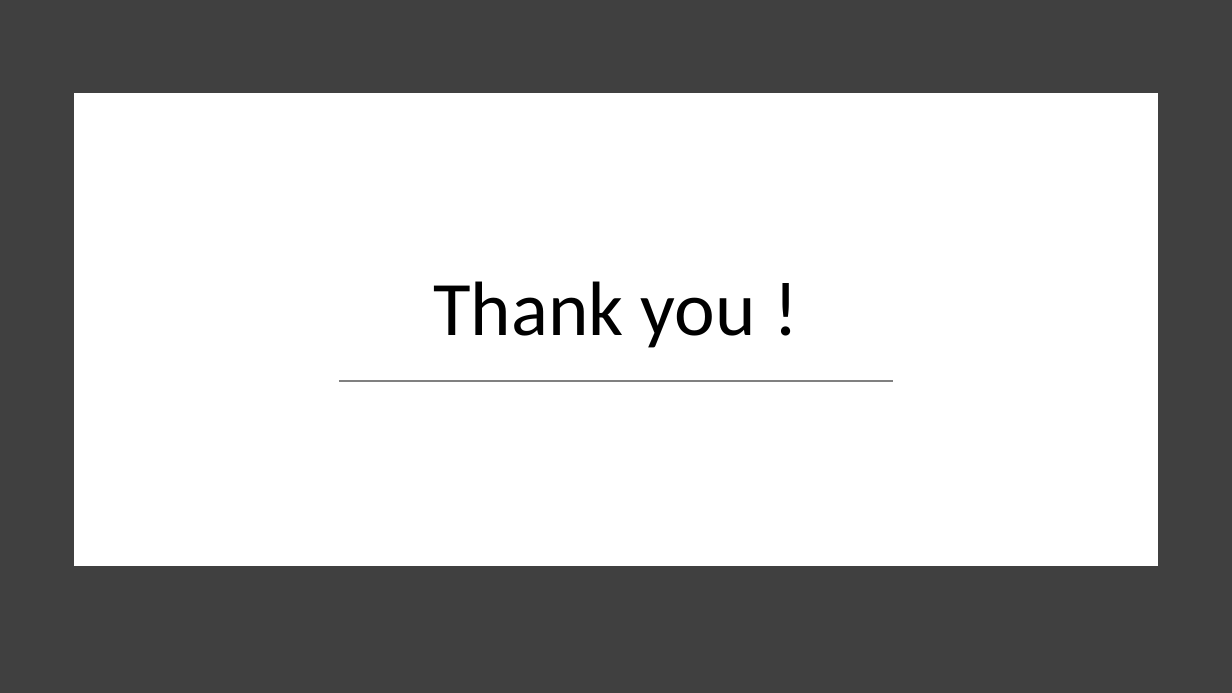
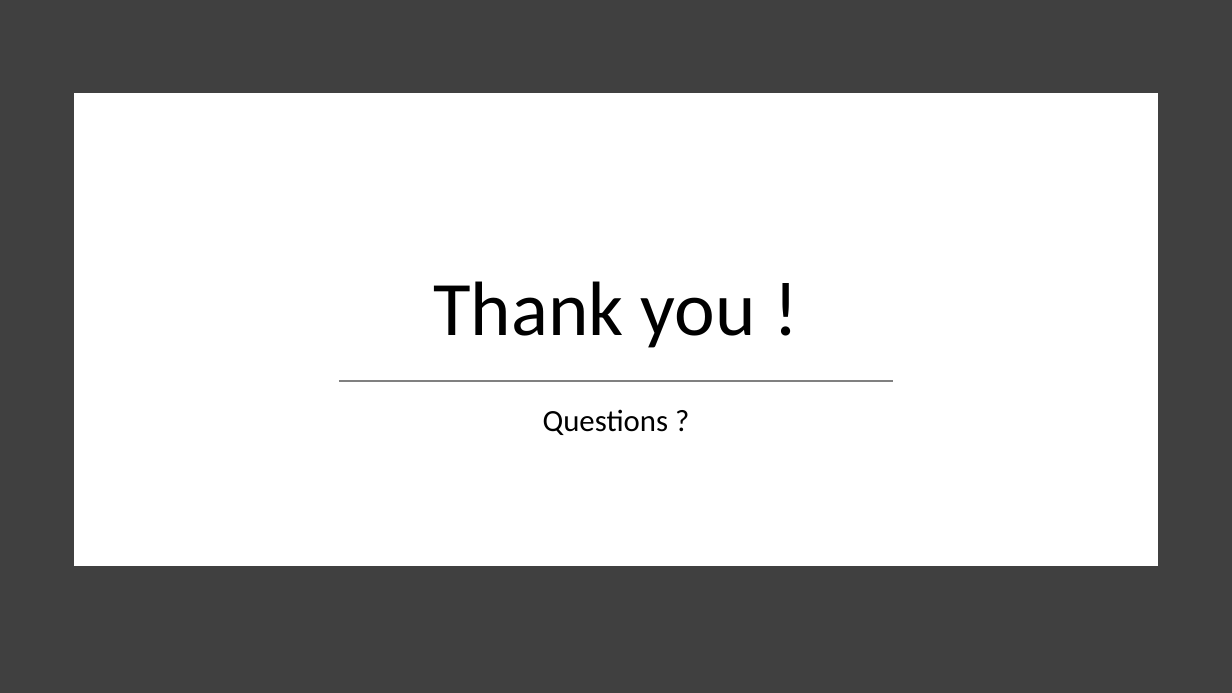
Before and after one commit to essic/prez-why-fsharp, a slide deck: slide 38 of WhyFSharp.pptx (slide 37 before the commit). Drawn at 1232x693 pixels with LibreOffice and Linux fonts; fonts in the diff are those of the drawing. Boxes give left, top, right and bottom in pixels: in the first picture for what was removed or moved away, otherwise in the second. Text is boxed around its words. In the diff, an @@ line names an element or a change of style, - is before the commit and + after.

```diff
--- a/WhyFSharp.pptx
+++ b/WhyFSharp.pptx
@@ text added at (x1=543, y1=409, x2=669, y2=435), 24 pt, text #000000 @@
+Questions ?
```
Also in this commit, not shown: 4 other slides changed, 1 slide added, 3 other files.
